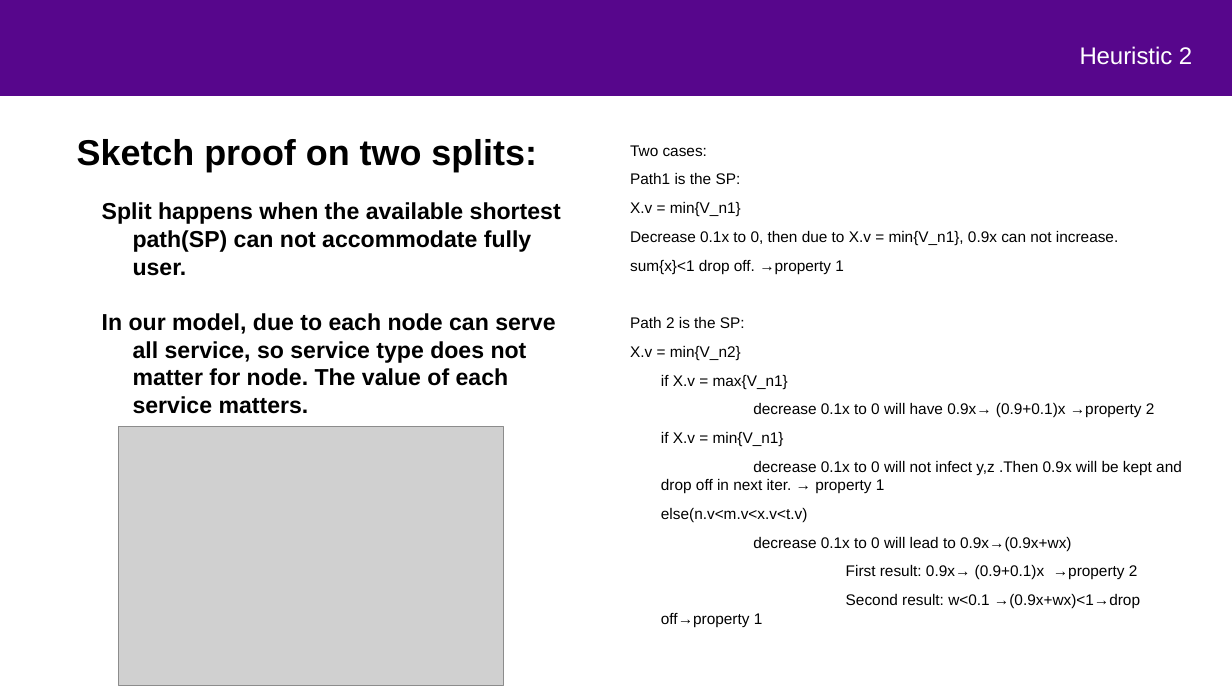
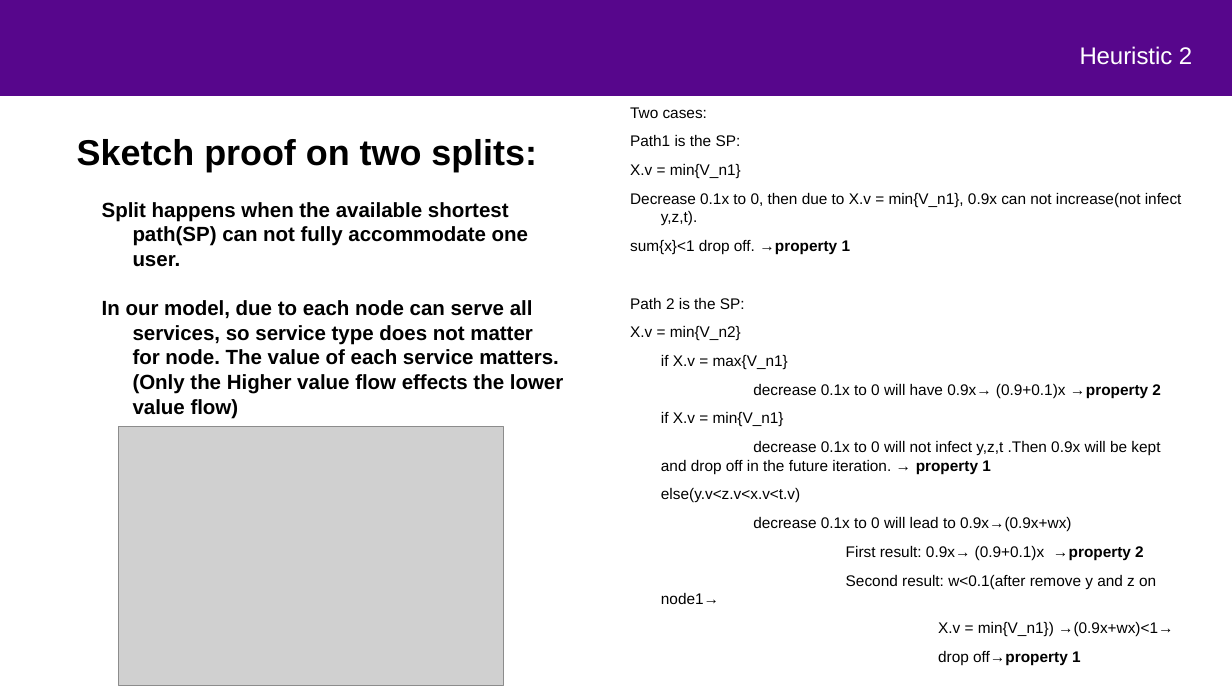
Before and after one commit to mustafafu/mec_request_routing, a slide deck: slide 6 of common_script/part2.pptx. Drawn at 1232x693 pixels with LibreOffice and Linux fonts; fonts in the diff are those of the drawing; grey boxes stand for pictures; background and template pictures are left out. Boxes give left, top, right and bottom in pixels: in the first picture for what was removed or moved away, otherwise in the second. Text is boxed around its words. In the diff, an @@ line names an element or a change of style, - is before the commit and + after.

Commit message:
modify some typos

```diff
--- a/common_script/part2.pptx
+++ b/common_script/part2.pptx
@@ text at box(102, 202, 563, 418): text changed; size 18 to 16 pt @@
-Split happens when the available shortest path(SP) can not accommodate fully user.
-In our model, due to each node can serve all service, so service type does not matter for node. The value of each service matters.
+Split happens when the available shortest path(SP) can not fully accommodate one user.
+In our model, due to each node can serve all services, so service type does not matter for node. The value of each service matters. (Only the Higher value flow effects the lower value flow)
@@ text at box(630, 193, 1182, 226): text changed @@
-Decrease 0.1x to 0, then due to X.v = min{V_n1}, 0.9x can not increase.
+Decrease 0.1x to 0, then due to X.v = min{V_n1}, 0.9x can not increase(not infect y,z,t).
@@ text at box(630, 240, 1161, 560): bold on in "→property 1", "→property 2", "→property 2" @@
@@ text at box(661, 441, 1160, 503): text changed @@
-decrease 0.1x to 0 will not infect y,z .Then 0.9x will be kept and drop off in next iter. → property 1
-else(n.v<m.v<x.v<t.v)
+decrease 0.1x to 0 will not infect y,z,t .Then 0.9x will be kept and drop off in the future iteration. → property 1
+else(y.v<z.v<x.v<t.v)
@@ text at box(661, 575, 1173, 665): text changed @@
-Second result: w<0.1 →(0.9x+wx)<1→drop off→property 1
+Second result: w<0.1(after remove y and z on node1→
+X.v = min{V_n1}) →(0.9x+wx)<1→
+drop off→property 1
```
Also in this commit, not shown: 3 other slides changed.
